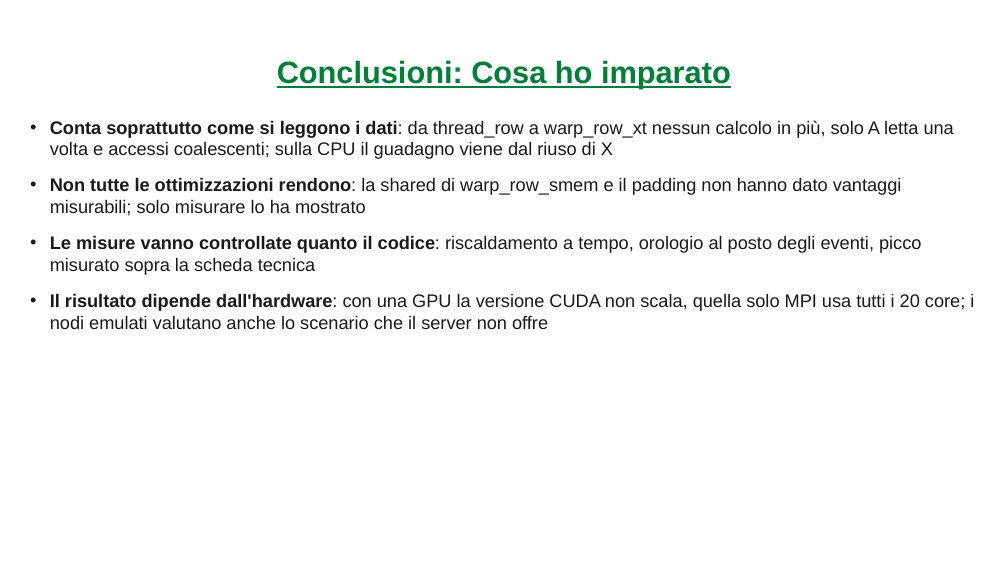
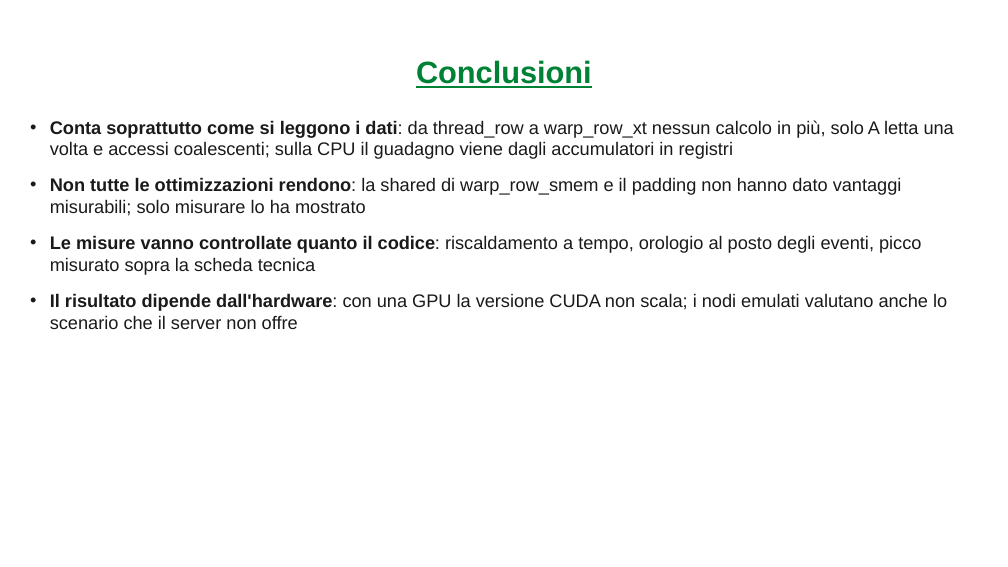
Before and after one commit to carloni2021/SCPA, a slide deck: slide 84 of relazione/presentazione/SCPA_Presentazione_Carloni.pptx (slide 88 before the commit). Drawn at 1008x567 pixels with LibreOffice and Linux fonts; fonts in the diff are those of the drawing; background and template pictures are left out. Boxes give left, top, right and bottom in pixels: in the first picture for what was removed or moved away, otherwise in the second. Text is boxed around its words. In the diff, an @@ line names an element or a change of style, - is before the commit and + after.

```diff
--- a/relazione/presentazione/SCPA_Presentazione_Carloni.pptx
+++ b/relazione/presentazione/SCPA_Presentazione_Carloni.pptx
@@ title at bbox=[416, 60, 592, 88]: text changed @@
-Conclusioni: Cosa ho imparato
+Conclusioni
@@ text at bbox=[50, 120, 954, 160]: text changed @@
-• Conta soprattutto come si leggono i dati: da thread_row a warp_row_xt nessun calcolo in più, solo A letta una volta e accessi coalescenti; sulla CPU il guadagno viene dal riuso di X
+• Conta soprattutto come si leggono i dati: da thread_row a warp_row_xt nessun calcolo in più, solo A letta una volta e accessi coalescenti; sulla CPU il guadagno viene dagli accumulatori in registri
@@ text at bbox=[50, 293, 947, 329]: text changed @@
-• Il risultato dipende dall'hardware: con una GPU la versione CUDA non scala, quella solo MPI usa tutti i 20 core; i nodi emulati valutano anche lo scenario che il server non offre
+• Il risultato dipende dall'hardware: con una GPU la versione CUDA non scala; i nodi emulati valutano anche lo scenario che il server non offre
```
Also in this commit, not shown: 33 other slides changed, 4 slides added, 8 slides removed, 33 other files.
